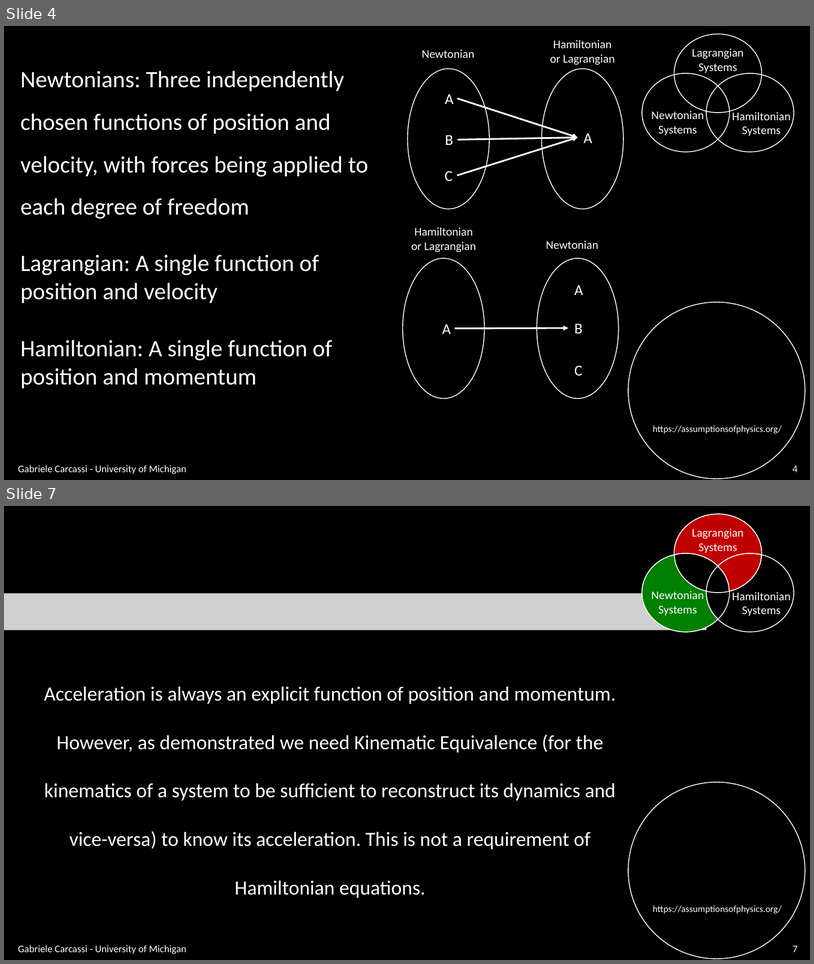
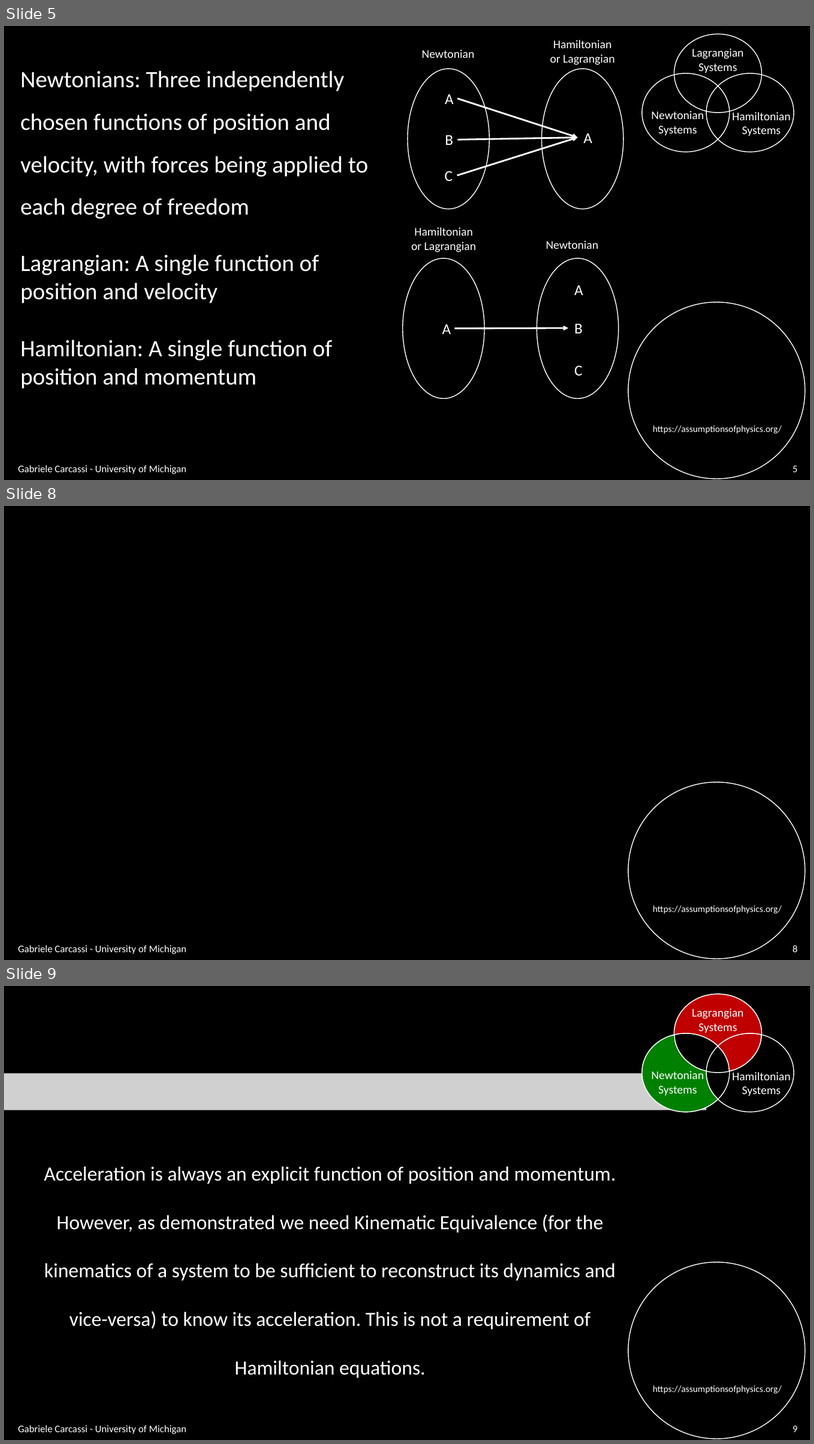
Before and after one commit to assumptionsofphysics/slides, a slide deck: BookCompanions-v2/RP-Class-1.pptx. Shown one above the other, each under a label of ours: slides 4 and 7 before the commit, slides 5, 8 and 9 after it; the slides between them are not shown. The pictures are 814x964 and 814x1444 pixels, drawn with LibreOffice and Linux fonts; fonts in the diff are those of the drawing; grey boxes stand for pictures; background and template pictures are left out. Boxes give left, top, right and bottom in pixels: in the first picture for what was removed or moved away, otherwise in the second. Text is boxed around its words. In the diff, an @@ line names an element or a change of style, - is before the commit and + after.

```diff
--- a/BookCompanions-v2/RP-Class-1.pptx
+++ b/BookCompanions-v2/RP-Class-1.pptx
@@ slide 8 added at (4, 506, 810, 960), background #000000; not listed: 2 template elements that a slide beside it also shows @@
@@ text added at (18, 945, 186, 954), 12 pt, text #FFFFFF @@
+Gabriele Carcassi - University of Michigan
@@ page number added at (793, 945, 798, 952), 12 pt, text #FFFFFF @@
+8
@@ what was slide 4 is now slide 5 @@
@@ page number at (793, 465, 798, 472): text changed @@
-4
+5
@@ what was slide 7 is now slide 9 @@
@@ page number at (793, 1425, 798, 1432): text changed @@
-7
+9
```
Also in this commit, not shown: 3 slides changed, 1 other slide added, 1 other file.
